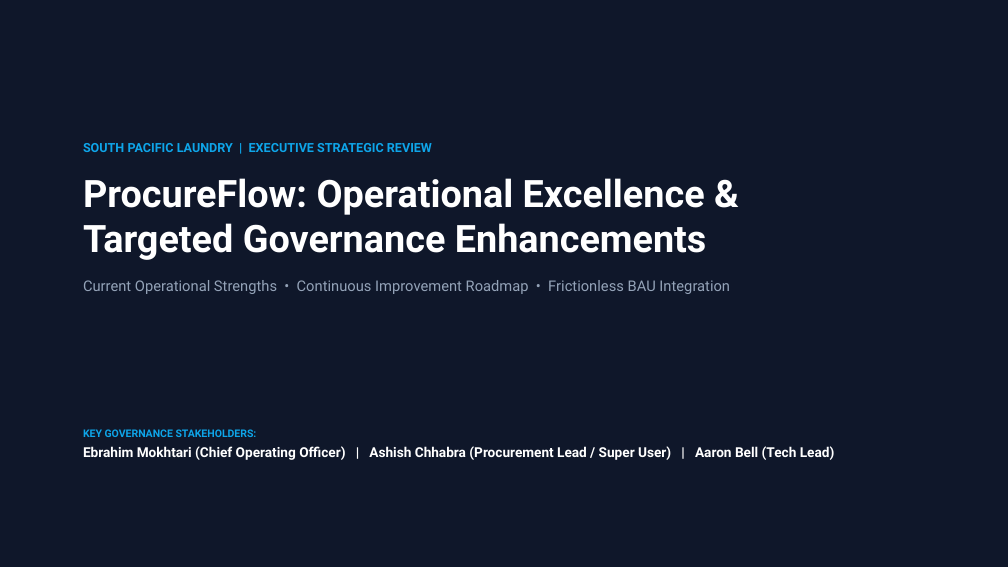
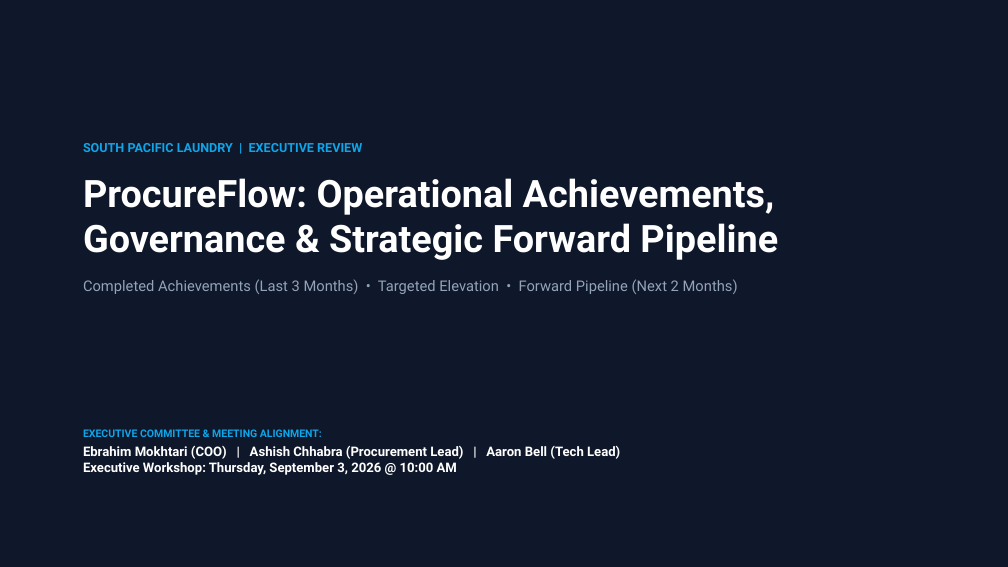
Before and after one commit to SPLGit-Project/ProcureFlow-App, a slide deck: slide 1 of docs/ProcureFlow_Executive_Roadmap.pptx. Drawn at 1008x567 pixels with LibreOffice and Linux fonts; fonts in the diff are those of the drawing. Boxes give left, top, right and bottom in pixels: in the first picture for what was removed or moved away, otherwise in the second. Text is boxed around its words. In the diff, an @@ line names an element or a change of style, - is before the commit and + after.

Commit message:
feat(mobile): fix requests scrolling on mobile & update action plan and slides to v3.0 following 2pm review

```diff
--- a/docs/ProcureFlow_Executive_Roadmap.pptx
+++ b/docs/ProcureFlow_Executive_Roadmap.pptx
@@ text at box(83, 143, 778, 294): text changed @@
-SOUTH PACIFIC LAUNDRY | EXECUTIVE STRATEGIC REVIEW
-ProcureFlow: Operational Excellence &
-Targeted Governance Enhancements
-Current Operational Strengths • Continuous Improvement Roadmap • Frictionless BAU Integration
+SOUTH PACIFIC LAUNDRY | EXECUTIVE REVIEW
+ProcureFlow: Operational Achievements,
+Governance & Strategic Forward Pipeline
+Completed Achievements (Last 3 Months) • Targeted Elevation • Forward Pipeline (Next 2 Months)
@@ text at box(83, 429, 620, 475): text changed; size 13 to 12.5 pt @@
-KEY GOVERNANCE STAKEHOLDERS:
-Ebrahim Mokhtari (Chief Operating Officer) | Ashish Chhabra (Procurement Lead / Super User) | Aaron Bell (Tech Lead)
+EXECUTIVE COMMITTEE & MEETING ALIGNMENT:
+Ebrahim Mokhtari (COO) | Ashish Chhabra (Procurement Lead) | Aaron Bell (Tech Lead)
+Executive Workshop: Thursday, September 3, 2026 @ 10:00 AM
```
Also in this commit, not shown: 5 other slides changed, 2 slides added, 2 slides removed, 2 other files.
